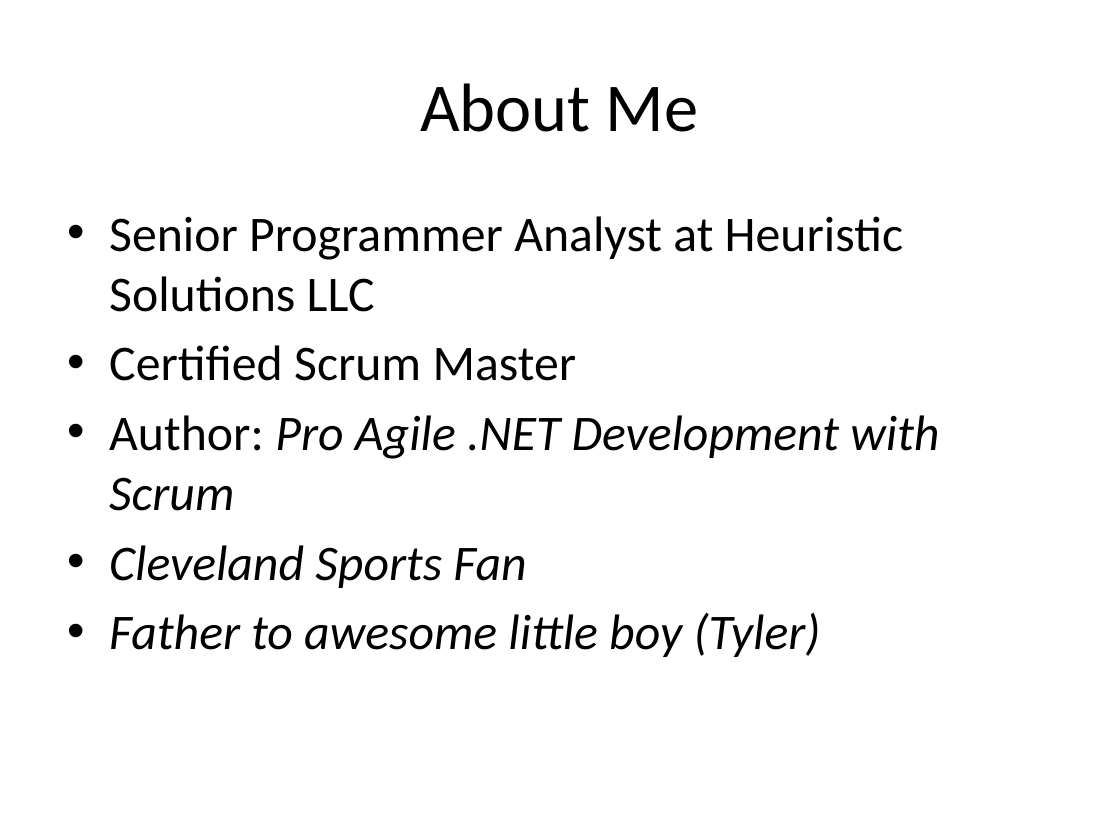
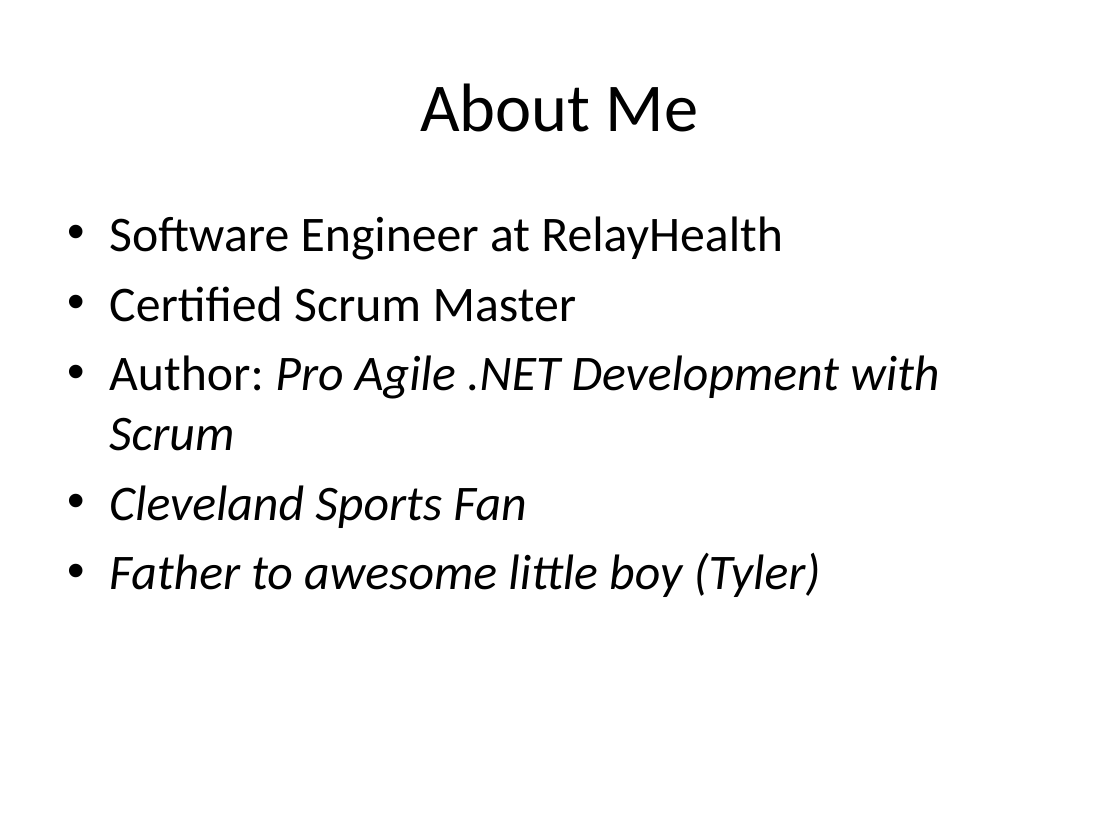
Before and after one commit to jerrelblankenship/Presentations, a slide deck: slide 2 of ColumbusCodeCamp2012/Slides/BDDWebApp.pptx. Drawn at 1120x840 pixels with LibreOffice and Linux fonts; fonts in the diff are those of the drawing. Boxes give left, top, right and bottom in pixels: in the first picture for what was removed or moved away, otherwise in the second. Text is boxed around its words. In the diff, an @@ line names an element or a change of style, - is before the commit and + after.

```diff
--- a/ColumbusCodeCamp2012/Slides/BDDWebApp.pptx
+++ b/ColumbusCodeCamp2012/Slides/BDDWebApp.pptx
@@ text at (x1=109, y1=216, x2=783, y2=260): text changed @@
-• Senior Programmer Analyst at Heuristic Solutions LLC
+• Software Engineer at RelayHealth
```
Also in this commit, not shown: 4 other slides changed, 1 slide added, 1 slide removed.
